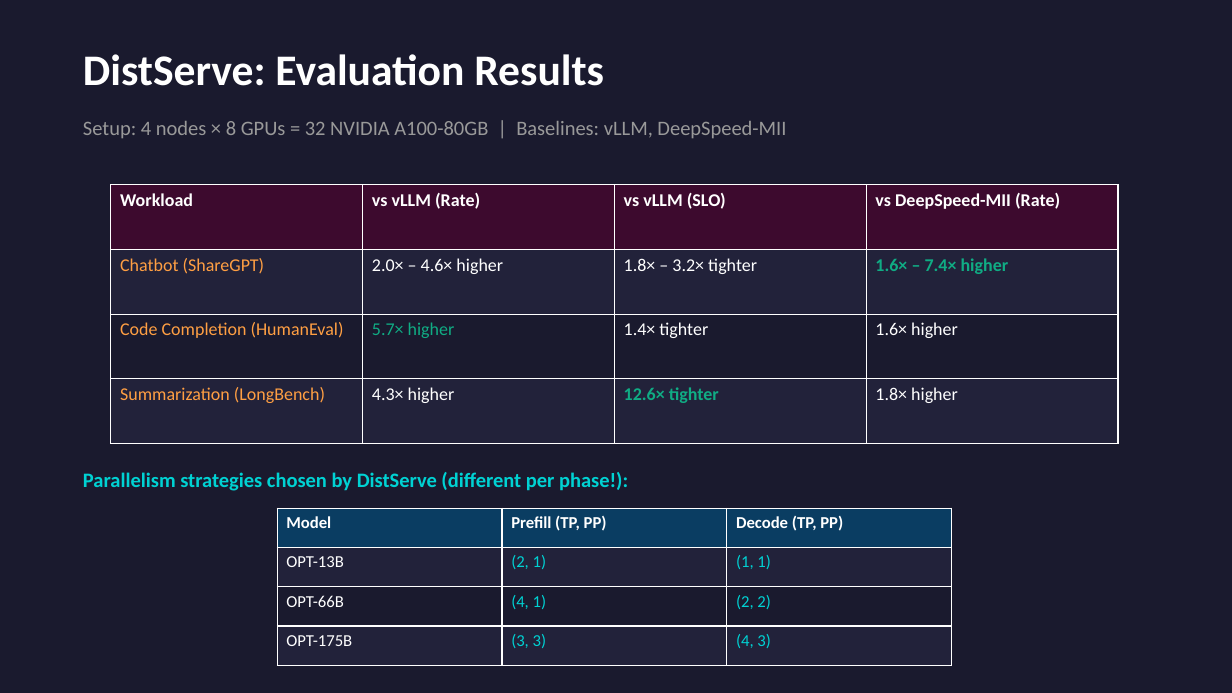
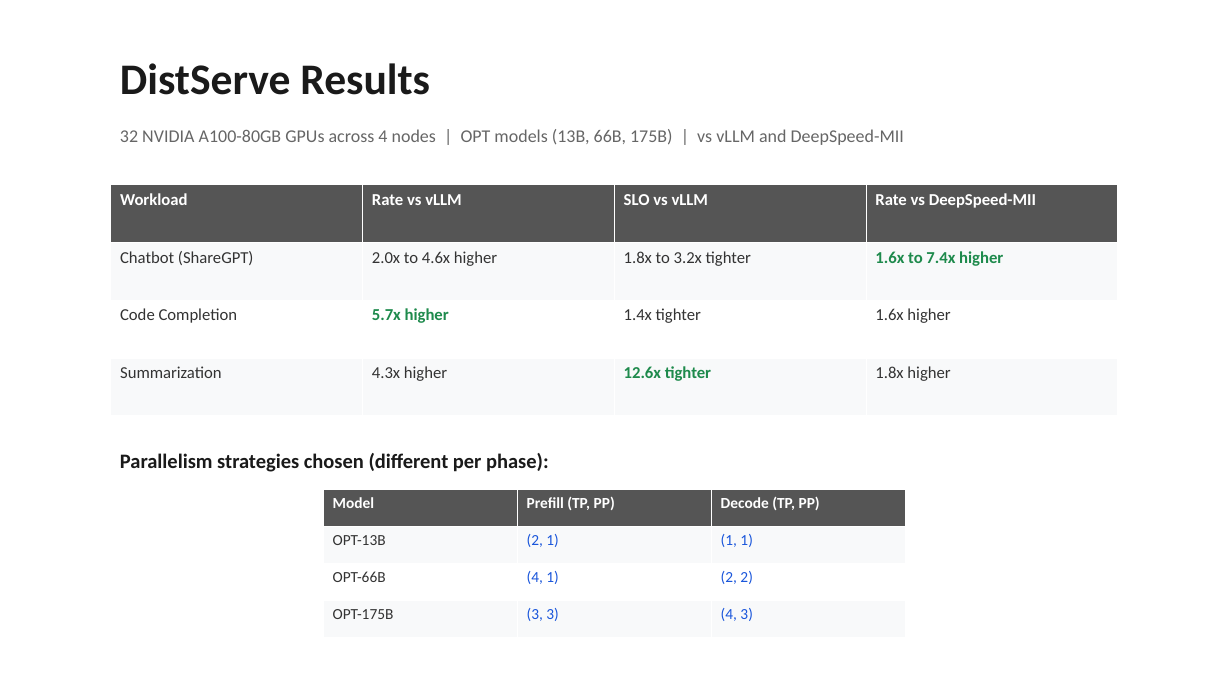
Before and after one commit to beratcelik1/llm-inference-phase-disaggregation, a slide deck: slide 19 of presentation/Phase_Disaggregation_LLM_Inference.pptx. Drawn at 1232x693 pixels with LibreOffice and Linux fonts; fonts in the diff are those of the drawing. Boxes give left, top, right and bottom in pixels: in the first picture for what was removed or moved away, otherwise in the second. Text is boxed around its words. In the diff, an @@ line names an element or a change of style, - is before the commit and + after.

```diff
--- a/presentation/Phase_Disaggregation_LLM_Inference.pptx
+++ b/presentation/Phase_Disaggregation_LLM_Inference.pptx
@@ background #1A1A2E to #FFFFFF @@
@@ text at [120, 63, 430, 95]: text changed; text colour #FFFFFF to #1A1A1A @@
-DistServe: Evaluation Results
+DistServe Results
@@ text at [120, 129, 904, 145]: text changed; size 16 to 14 pt; text colour #999999 to #666666 @@
-Setup: 4 nodes × 8 GPUs = 32 NVIDIA A100-80GB | Baselines: vLLM, DeepSpeed-MII
+32 NVIDIA A100-80GB GPUs across 4 nodes | OPT models (13B, 66B, 175B) | vs vLLM and DeepSpeed-MII
@@ table at [111, 185, 1120, 416] @@
-row 1: Workload | vs vLLM (Rate) | vs vLLM (SLO) | vs DeepSpeed-MII (Rate)
+row 1: Workload | Rate vs vLLM | SLO vs vLLM | Rate vs DeepSpeed-MII
-row 2: Chatbot (ShareGPT) | 2.0× – 4.6× higher | 1.8× – 3.2× tighter | 1.6× – 7.4× higher
+row 2: Chatbot (ShareGPT) | 2.0x to 4.6x higher | 1.8x to 3.2x tighter | 1.6x to 7.4x higher
-row 3: Code Completion (HumanEval) | 5.7× higher | 1.4× tighter | 1.6× higher
+row 3: Code Completion | 5.7x higher | 1.4x tighter | 1.6x higher
-row 4: Summarization (LongBench) | 4.3× higher | 12.6× tighter | 1.8× higher
+row 4: Summarization | 4.3x higher | 12.6x tighter | 1.8x higher
@@ fill #3D0A2E to #555555 in row 1 @@
@@ fill #22223A to #F8F9FA in 8 cells @@
@@ fill #1A1A2E to #FFFFFF in row 3 @@
@@ size 14 to 13 pt in "Workload", "Chatbot (ShareGPT)" @@
@@ text colour #FF9F43 to #333333 in "Chatbot (ShareGPT)" @@
@@ text at [120, 453, 549, 472]: text changed; text colour #00D2D3 to #1A1A1A @@
-Parallelism strategies chosen by DistServe (different per phase!):
+Parallelism strategies chosen (different per phase):
@@ table at [323, 490, 906, 638] @@
@@ fill #0A3D62 to #555555 in row 1 @@
@@ fill #22223A to #F8F9FA in 6 cells @@
@@ fill #1A1A2E to #FFFFFF in row 3 @@
@@ size 13 to 12 pt @@
@@ text colour #FFFFFF to #333333 in "OPT-13B", "OPT-66B", "OPT-175B" @@
@@ text colour #00D2D3 to #1A56DB in "(2, 1)", "(1, 1)", "(4, 1)", "(2, 2)" and 2 more places @@
@@ table: place and size @@
-table at [277, 508, 951, 665]
+table at [323, 490, 906, 638]
```
Also in this commit, not shown: 18 other slides changed, 5 slides added, 6 slides removed, 4 other files.
